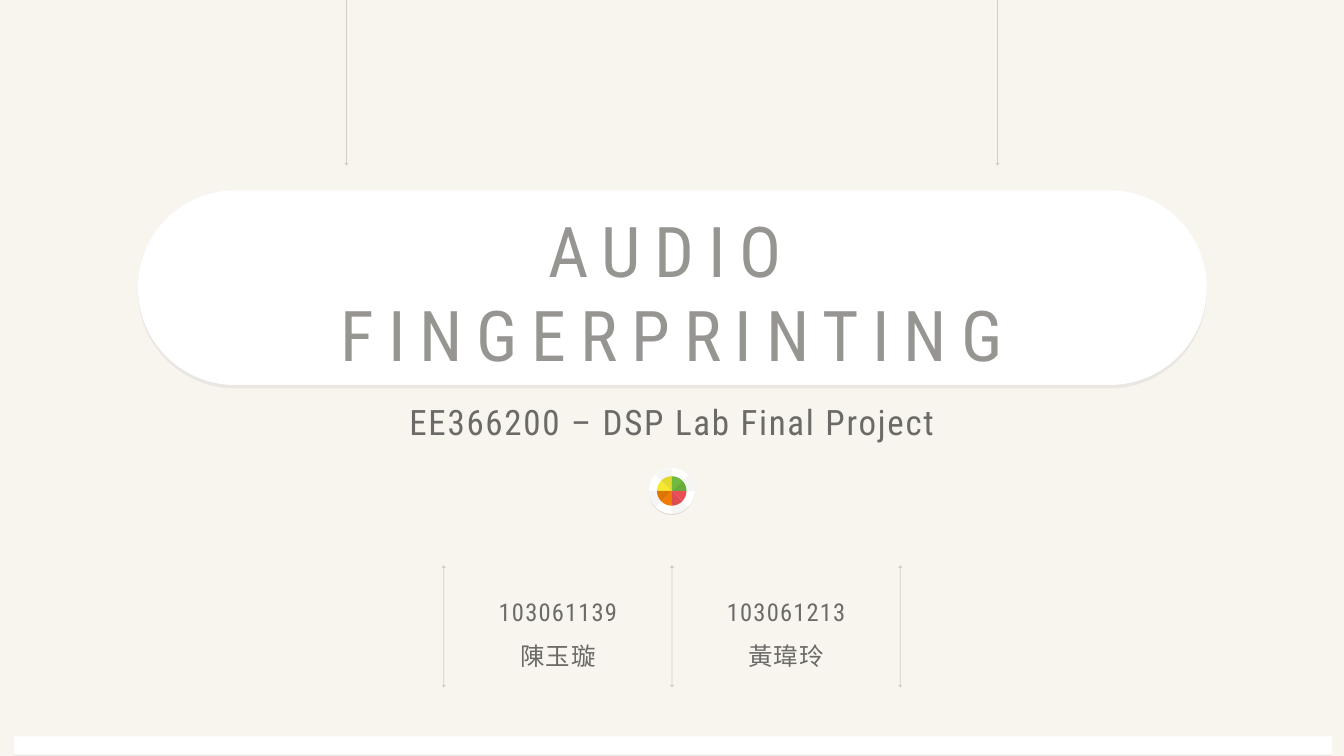
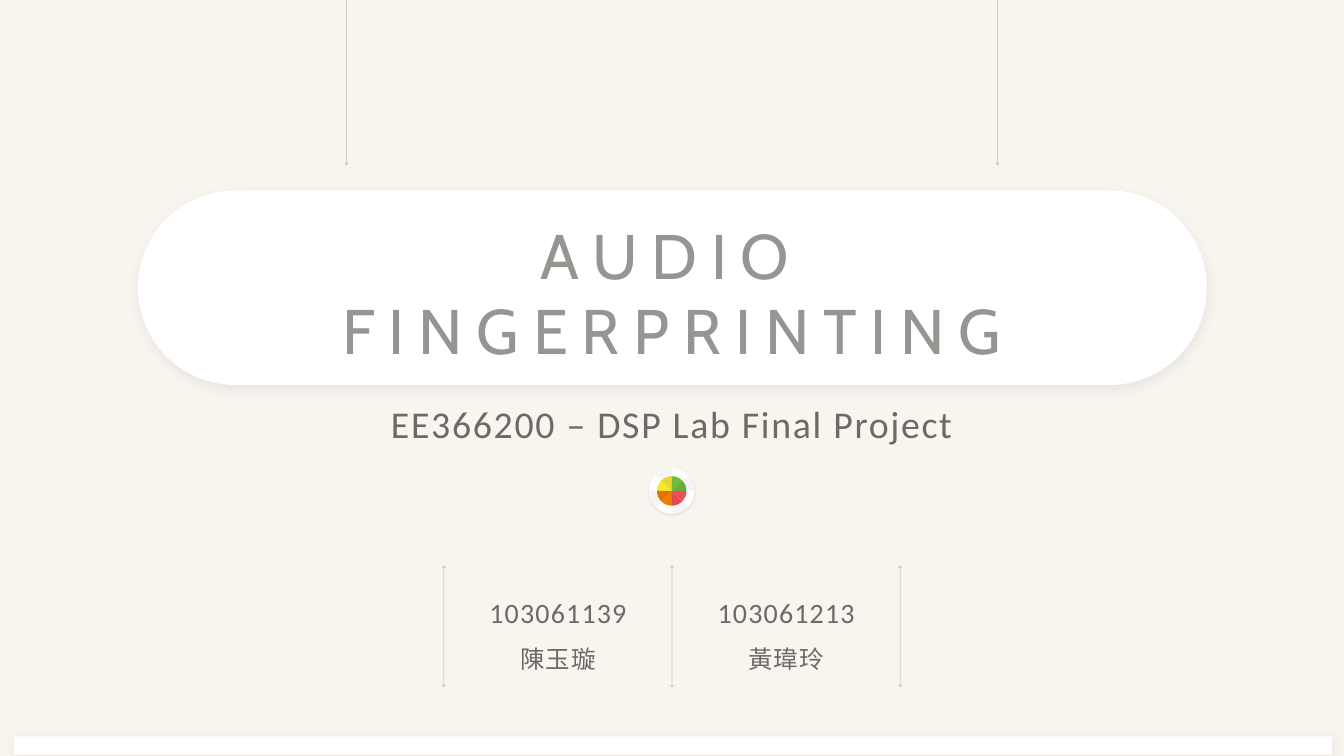
Before and after one commit to amy10260903/DSP_Lab_Final_Project, a slide deck: slide 1 of report/DSP_Lab_FinalProject_Presentation_Team20.pptx. Drawn at 1344x756 pixels with LibreOffice and Linux fonts; fonts in the diff are those of the drawing. Boxes give left, top, right and bottom in pixels: in the first picture for what was removed or moved away, otherwise in the second. Text is boxed around its words. In the diff, an @@ line names an element or a change of style, - is before the commit and + after.

```diff
--- a/report/DSP_Lab_FinalProject_Presentation_Team20.pptx
+++ b/report/DSP_Lab_FinalProject_Presentation_Team20.pptx
@@ rounded rectangle at (138, 190, 1207, 385): shadow changed @@
@@ text "AUDIO FINGERPRINTING" at (342, 234, 1001, 355): size 100 to 90 pt, font Roboto Condensed to Cabin @@
@@ text "EE366200 – DSP Lab Final ..." at (391, 412, 952, 445): size 50 to 54 pt, font Roboto Condensed to Calibri @@
@@ text "103061139" at (489, 604, 626, 670): size 35 to 40 pt in "103061139"; font Roboto Condensed to Calibri @@
@@ text "103061213" at (718, 604, 855, 670): size 35 to 40 pt in "103061213"; font Roboto Condensed to Calibri @@
```
Also in this commit, not shown: 1 other slide changed, 1 slide added, 1 other file.
